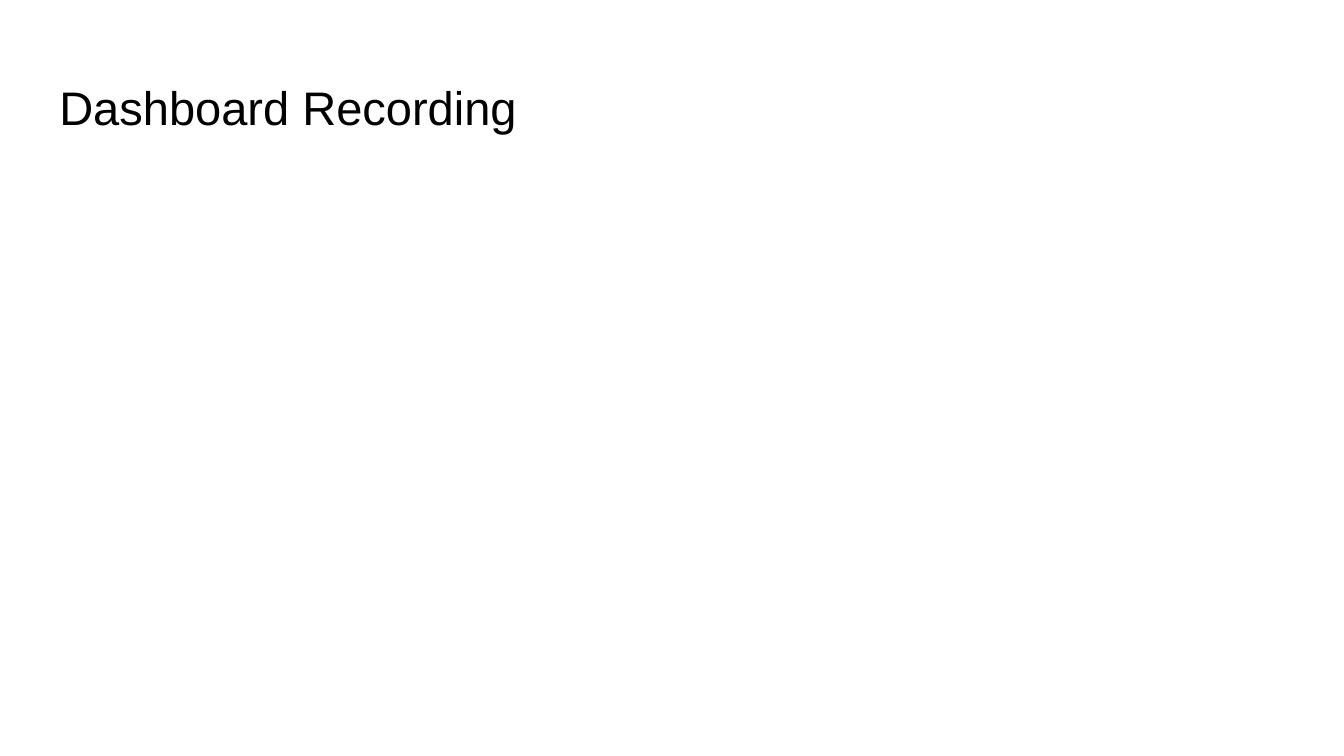
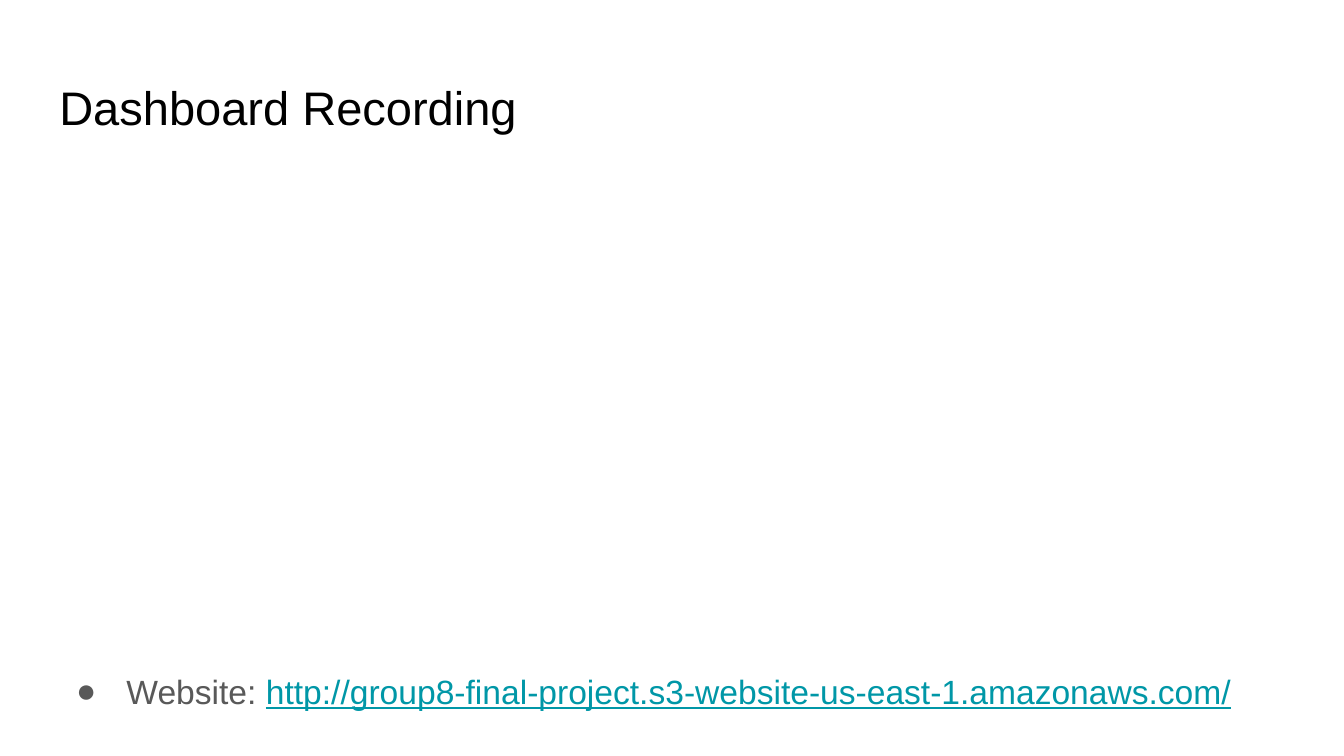
Before and after one commit to JupiK9/SP25-CC-group8, a slide deck: slide 6 of Cloud Computing Final Presentation.pptx. Drawn at 1344x756 pixels with LibreOffice and Linux fonts; fonts in the diff are those of the drawing. Boxes give left, top, right and bottom in pixels: in the first picture for what was removed or moved away, otherwise in the second. Text is boxed around its words. In the diff, an @@ line names an element or a change of style, - is before the commit and + after.

```diff
--- a/Cloud Computing Final Presentation.pptx
+++ b/Cloud Computing Final Presentation.pptx
@@ text added at [126,679,1231,710], 18 pt, text #0097A7, underline @@
+● Website: http://group8-final-project.s3-website-us-east-1.amazonaws.com/
```
Also in this commit, not shown: 2 other slides changed.
